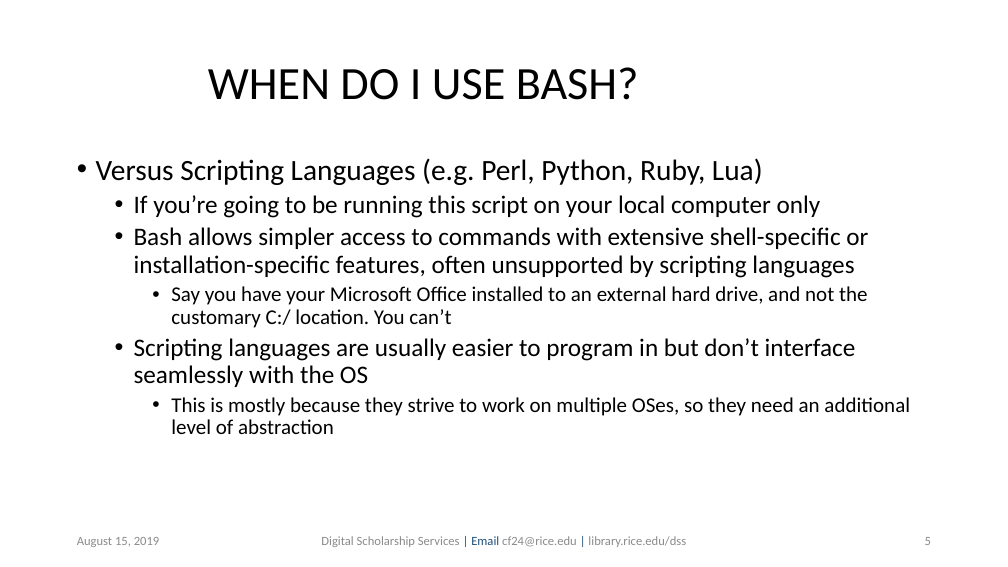
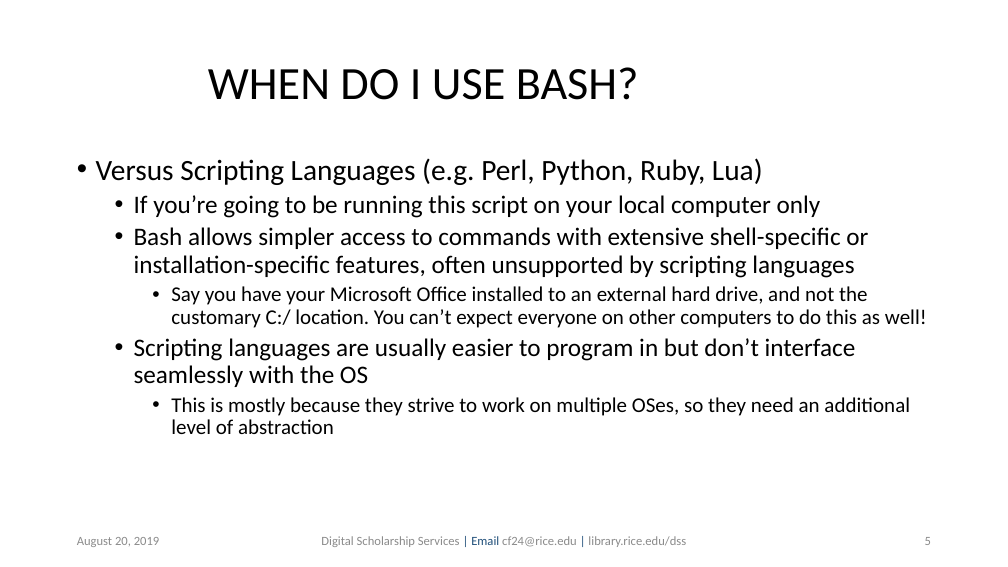
Before and after one commit to bakitybacon/rice-data-and-donuts, a slide deck: slide 5 of bash/Introduction to Bash.pptx. Drawn at 1008x567 pixels with LibreOffice and Linux fonts; fonts in the diff are those of the drawing; background and template pictures are left out. Boxes give left, top, right and bottom in pixels: in the first picture for what was removed or moved away, otherwise in the second. Text is boxed around its words. In the diff, an @@ line names an element or a change of style, - is before the commit and + after.

```diff
--- a/bash/Introduction to Bash.pptx
+++ b/bash/Introduction to Bash.pptx
@@ text at (x1=171, y1=286, x2=927, y2=328): text changed @@
-    • Say you have your Microsoft Office installed to an external hard drive, and not the customary C:/ location. You can’t
+    • Say you have your Microsoft Office installed to an external hard drive, and not the customary C:/ location. You can’t expect everyone on other computers to do this as well!
@@ text at (x1=77, y1=537, x2=160, y2=547): text changed @@
-August 15, 2019
+August 20, 2019
```
Also in this commit, not shown: 41 other slides changed, 6 slides added, 1 slide removed.
